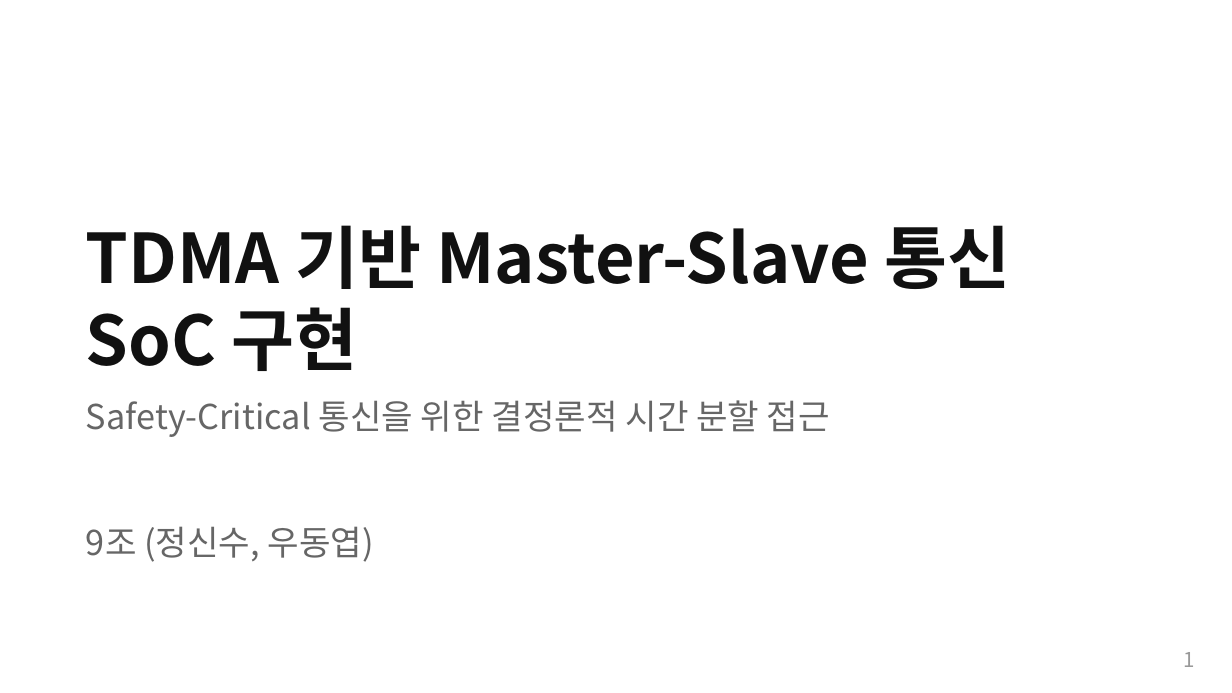
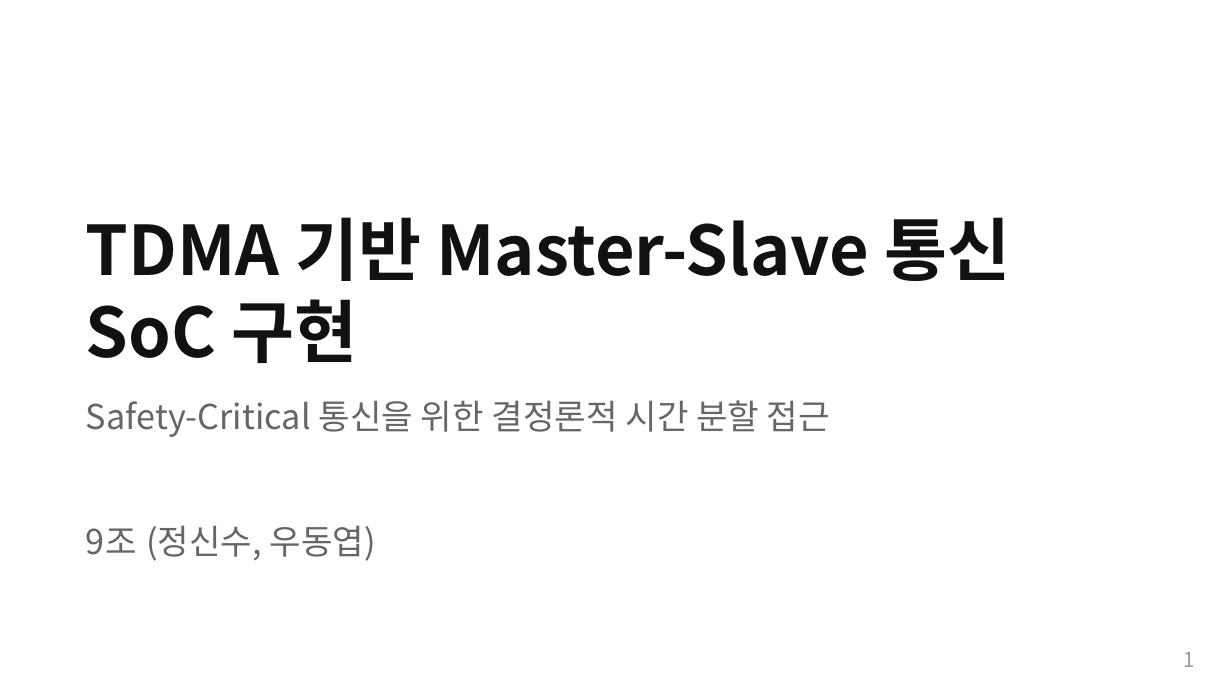
Before and after one commit to Woodong02/SoC_Design_and_Programming, a slide deck: slide 1 of presentation_full.pptx. Drawn at 1232x693 pixels with LibreOffice and Linux fonts; fonts in the diff are those of the drawing. Boxes give left, top, right and bottom in pixels: in the first picture for what was removed or moved away, otherwise in the second. Text is boxed around its words. In the diff, an @@ line names an element or a change of style, - is before the commit and + after.

```diff
--- a/presentation_full.pptx
+++ b/presentation_full.pptx
@@ text "TDMA 기반 Master-Slave 통신 SoC ..." at (86, 217, 1011, 363): vertical alignment top to middle @@
```
Also in this commit, not shown: 14 other slides changed, 3 other files.
